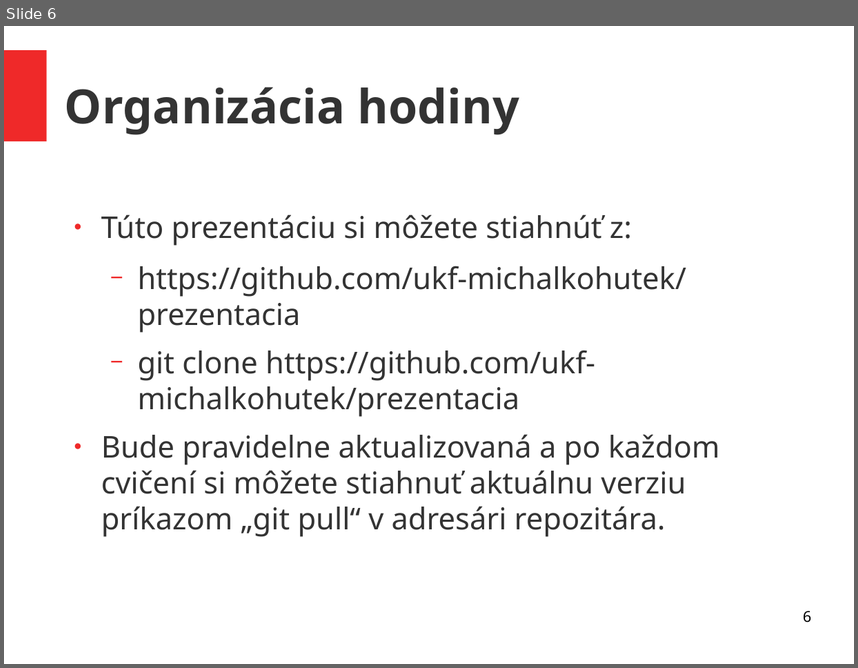
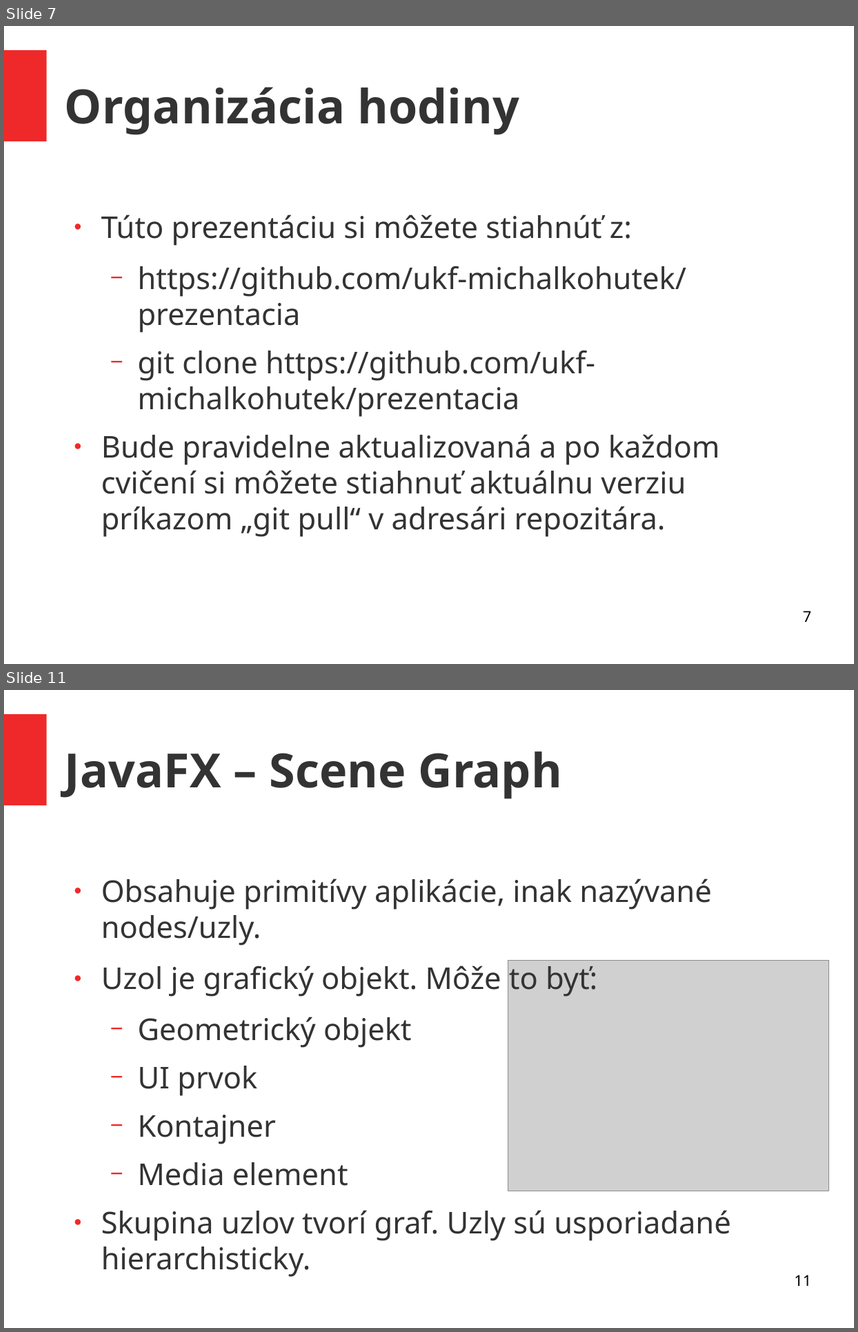
Before and after one commit to ukf-michalkohutek/prezentacia, a slide deck: seminar2.odp. Shown one above the other, each under a label of ours: slide 6 before the commit, slides 7 and 11 after it; the slides between them are not shown. The pictures are 858x668 and 858x1332 pixels, drawn with LibreOffice and Linux fonts; fonts in the diff are those of the drawing; grey boxes stand for pictures. Boxes give left, top, right and bottom in pixels: in the first picture for what was removed or moved away, otherwise in the second. Text is boxed around its words. In the diff, an @@ line names an element or a change of style, - is before the commit and + after.

```diff
--- a/seminar2.odp
+++ b/seminar2.odp
@@ slide 11 added at (4,690,854,1328), background #FFFFFF; not listed: 1 template element that a slide beside it also shows @@
@@ title added at (65,751,562,799), 44 pt, text #333333, bold @@
+JavaFX – Scene Graph
@@ text added at (101,878,731,1241), 28 pt, text #333333 @@
+● Obsahuje primitívy aplikácie, inak nazývané nodes/uzly.
+● Uzol je grafický objekt. Môže to byť:
+  − Geometrický objekt
+  − UI prvok
+  − Kontajner
+  − Media element
+● Skupina uzlov tvorí graf. Uzly sú usporiadané hierarchisticky.
@@ picture added at (508,960,829,1191) @@
@@ page number added at (794,1274,811,1285), 14 pt, text #000000 @@
+11
@@ what was slide 6 is now slide 7 @@
@@ page number at (803,610,811,621): text changed @@
-6
+7
```
Also in this commit, not shown: 1 slide changed, 17 other slides added, 1 other file.
